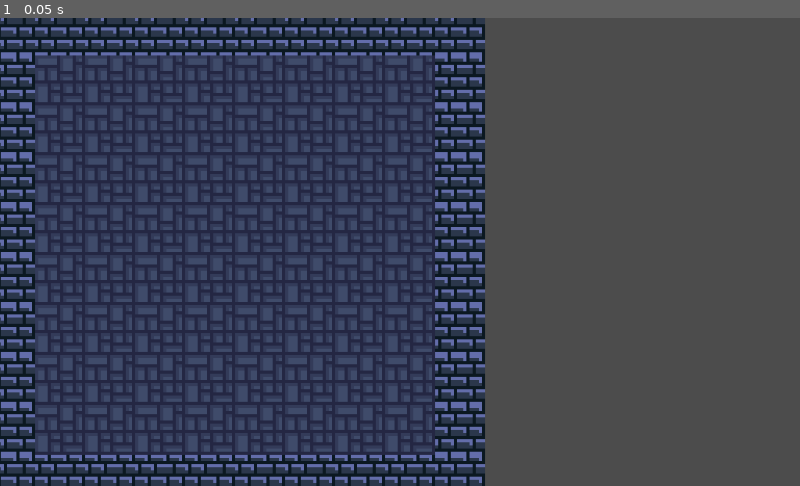
Above: before the commit, frame 1.
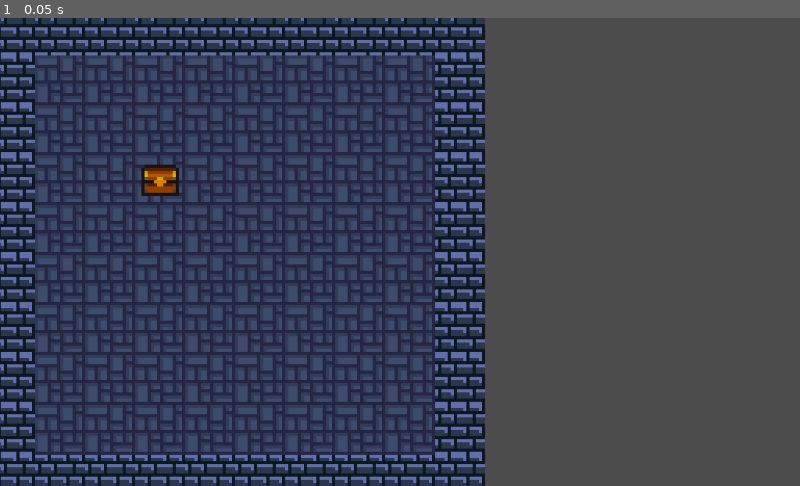
Above: after the commit, the same moment.

Repository: jackaperkins/staars
Game: Godot game, scene res://scene1.tscn
Two runs of this game, one before a commit and one after it. Both use one fixed random seed, a clock stepped at 60 frames per second and the inputs below.
Inputs:
- Up to frame 1 (0.05 s): no input

The runs differ from the first frame. In frame 1, 0.3% of the frame differs, in the area x 17-23%, y 31-39%.

Commit message:
add tileactor, chest

Diff:
--- /dev/null
+++ b/code/tileactor.gd
@@ -0,0 +1,15 @@
+extends Sprite
+
+class_name TileActor
+
+var x:int
+var y:int
+var parentGrid:TileGrid
+
+func _init(xx:int, yy:int, grid:TileGrid):
+	x = xx
+	y = yy
+	parentGrid = grid
+
+func _process(delta):
+	position = Vector2(x*16, y*16)
--- a/project.godot
+++ b/project.godot
@@ -19,6 +19,11 @@
 "language": "GDScript",
 "path": "res://resources/tile.gd"
 }, {
+"base": "Sprite",
+"class": "TileActor",
+"language": "GDScript",
+"path": "res://code/tileactor.gd"
+}, {
 "base": "Grid",
 "class": "TileGrid",
 "language": "GDScript",
@@ -27,6 +32,7 @@
 _global_script_class_icons={
 "Grid": "",
 "Tile": "",
+"TileActor": "",
 "TileGrid": ""
 }
 
--- a/scene1.gd
+++ b/scene1.gd
@@ -15,6 +15,11 @@
 	for pos in g.positions():
 		spawnSprite(pos, g.getTile(pos.x, pos.y))
 
+	var player = TileActor.new(3,3,g)
+	player.texture = load("res://textures/chest.png")
+	add_child(player)
+
+
 
 func spawnSprite(pos, tile:Tile):
 	var node = Sprite.new()
Binary file added: textures/chest.png
Not shown, added: textures/chest.png.import
